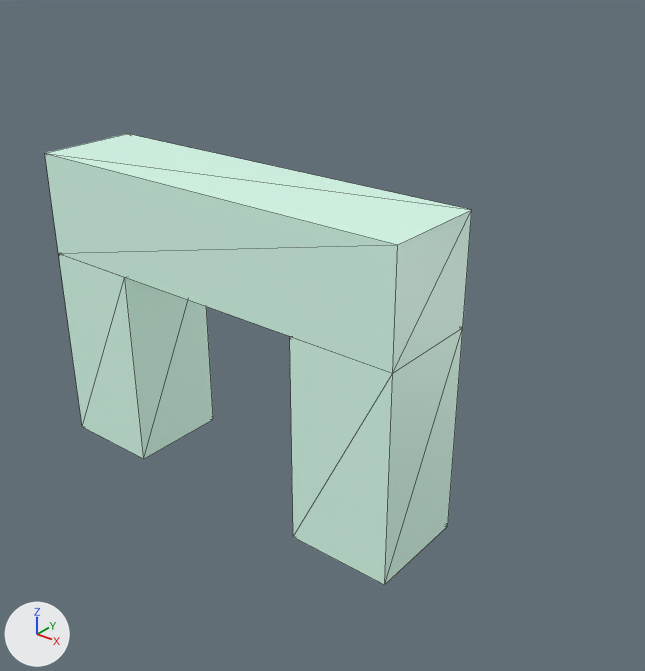
Before and after pictures for a commit that changed the glTF model assets/obstacles/arch_small.glb.
Rendered twice from a 50 mm camera at (9.75, -6.56, 6.91) aimed at (3.85, 0.82, 2.33). Arrows for +X, +Y and +Z are at lower left; the lights stay in place. The first picture is the older version. Mesh edges are drawn as thin lines. Where no turn or scale is listed for an object, it has been applied to the vertices. Vertices at exactly the same position are counted once.

The scene before the commit, as lines of its bpy script (objects in view):
```python
me_archsmall_lintel_convcol = bpy.data.meshes.new('ArchSmall_Lintel-convcol')
me_archsmall_lintel_convcol.from_pydata(...)  # a box spanning x -2.7..2.7, y -0.68..0.68, z 2.7..4.05
me_archsmall_lintel_convcol.materials.append(mat_obstaclemint)  # pale green #cef1e0
me_archsmall_postl_convcol = bpy.data.meshes.new('ArchSmall_PostL-convcol')
me_archsmall_postl_convcol.from_pydata(...)  # a box spanning x -2.7..-1.35, y -0.68..0.68, z 0.0..2.7
me_archsmall_postl_convcol.materials.append(mat_obstaclemint)  # pale green #cef1e0
me_archsmall_postr_convcol = bpy.data.meshes.new('ArchSmall_PostR-convcol')
me_archsmall_postr_convcol.from_pydata(...)  # a box spanning x 1.35..2.7, y -0.68..0.68, z 0.0..2.7
me_archsmall_postr_convcol.materials.append(mat_obstaclemint)  # pale green #cef1e0
ob_archsmall_lintel_convcol = bpy.data.objects.new('ArchSmall_Lintel-convcol', me_archsmall_lintel_convcol)
ob_archsmall_lintel_convcol.location = (2.7, 0.67, 0.0)
ob_archsmall_postl_convcol = bpy.data.objects.new('ArchSmall_PostL-convcol', me_archsmall_postl_convcol)
ob_archsmall_postl_convcol.location = (2.7, 0.67, 0.0)
ob_archsmall_postr_convcol = bpy.data.objects.new('ArchSmall_PostR-convcol', me_archsmall_postr_convcol)
ob_archsmall_postr_convcol.location = (2.7, 0.67, 0.0)
```
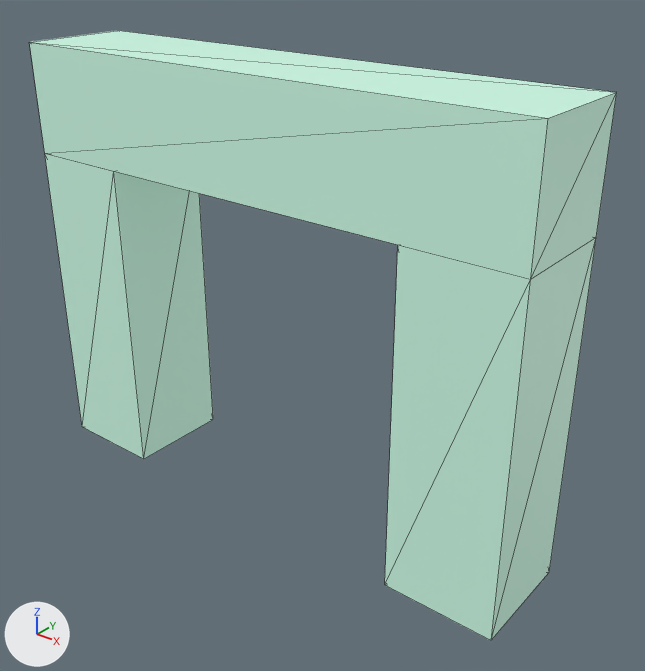
Where the newer file only moved an object's origin or applied its transform, the numbers keep the older frame.

What differs and where, as boxes [x1, y1, x2, y2] in the pictures (645 x 671 px):
'ArchSmall_Lintel-convcol', moved, rescaled (37% wider): before [45, 134, 472, 373]; after [30, 31, 617, 279]
'ArchSmall_PostR-convcol', moved, rescaled (22% wider, 56% taller): before [290, 328, 463, 585]; after [385, 238, 596, 640]

The change in detail:
me_archsmall_lintel_convcol is used by ob_archsmall_lintel_convcol; location (2.7, 0.67, 0.0).
me_archsmall_lintel_convcol had 8 vertices, 12 faces and spanned x -2.7..2.7, y -0.68..0.68, z 2.7..4.05.
me_archsmall_lintel_convcol now has 8 vertices, 12 faces and spans x 0.0..6.75, y 0.0..1.35, z 4.05..5.4.
me_archsmall_lintel_convcol part 1: the whole mesh is scaled about its middle by (1.25, 1, 1), then moved by (3.38, 0.68, 1.35).
me_archsmall_postr_convcol is used by ob_archsmall_postr_convcol; location (2.7, 0.67, 0.0).
me_archsmall_postr_convcol had 8 vertices, 12 faces and spanned x 1.35..2.7, y -0.68..0.68, z 0.0..2.7.
me_archsmall_postr_convcol now has 8 vertices, 12 faces and spans x 5.4..6.75, y 0.0..1.35, z 0.0..4.05.
me_archsmall_postr_convcol part 2: the whole mesh is scaled about its middle by (1, 1, 1.5), then moved by (4.05, 0.68, 0.68).
Object 'ArchSmall_Lintel-convcol' (ob_archsmall_lintel_convcol) moves from (2.7, 0.67, 0.0) to (0.0, 0.0, 0.0).
Object 'ArchSmall_PostR-convcol' (ob_archsmall_postr_convcol) moves from (2.7, 0.67, 0.0) to (0.0, 0.0, 0.0).
